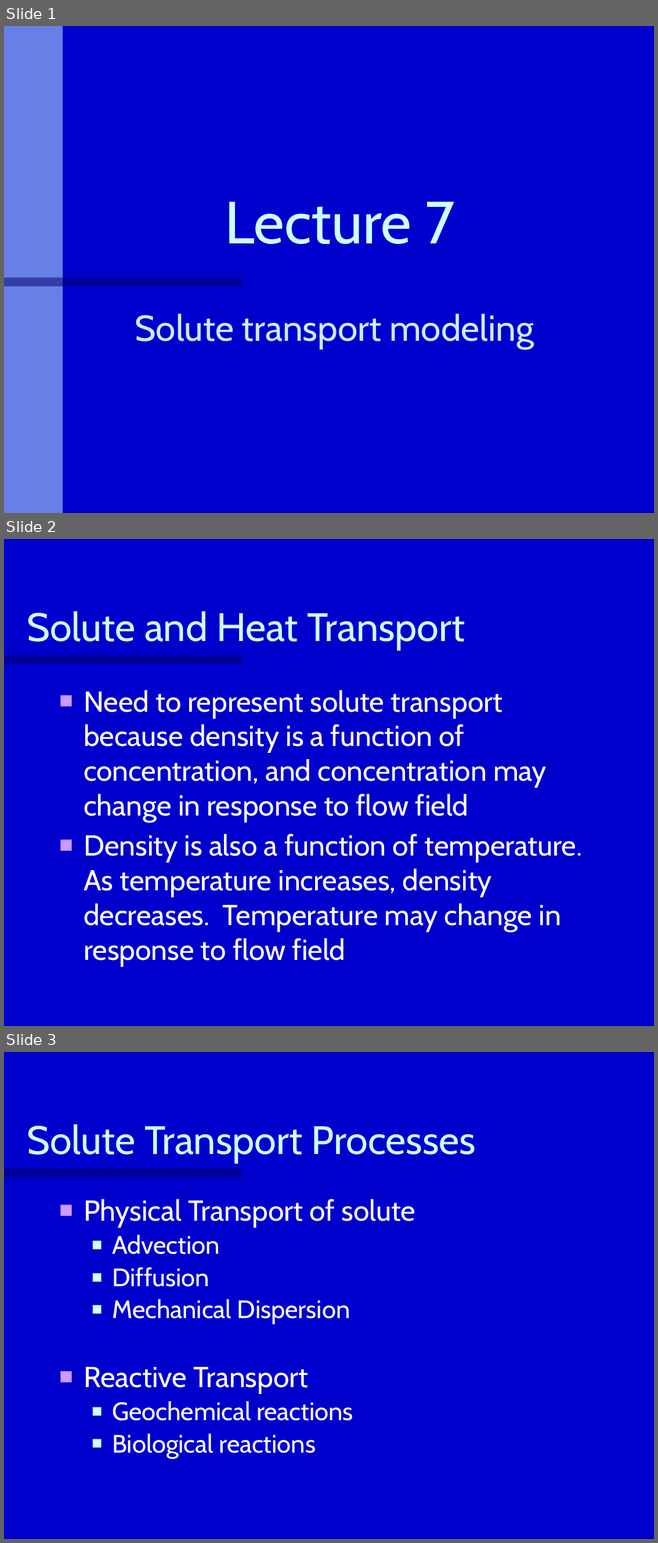
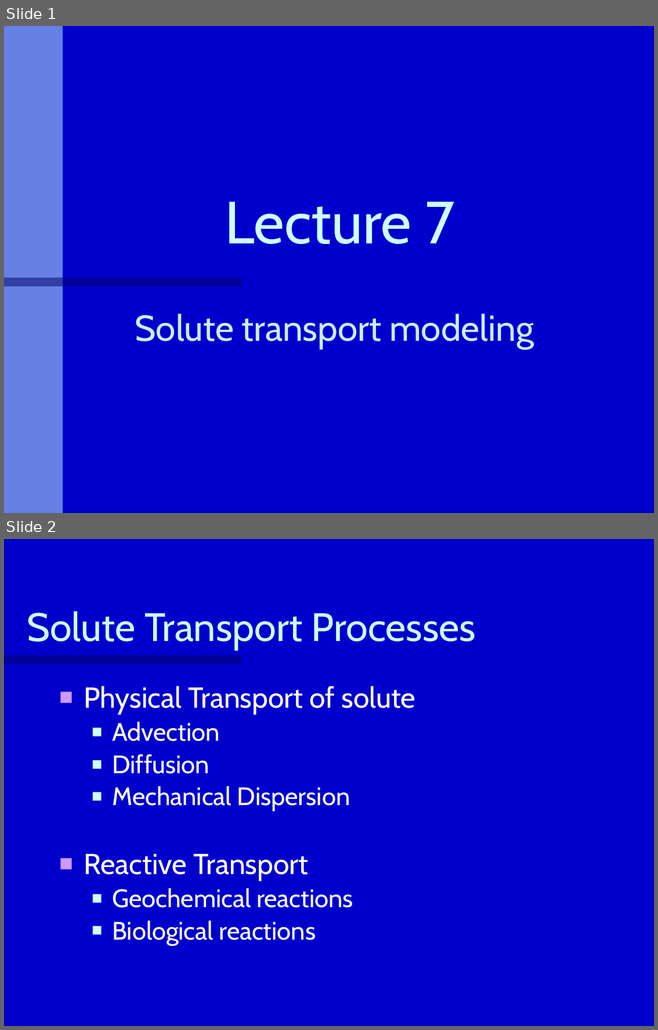
Before and after one commit to behroozetebari/navy2018_classrepo, a slide deck: presentations/Lecture07_Transport_Modeling.pptx. Shown one above the other, each under a label of ours: slides 1, 2 and 3 before the commit, slides 1 and 2 after it. The pictures are 658x1543 and 658x1030 pixels, drawn with LibreOffice and Linux fonts; fonts in the diff are those of the drawing; background and template pictures are left out. Boxes give left, top, right and bottom in pixels: in the first picture for what was removed or moved away, otherwise in the second. Text is boxed around its words. In the diff, an @@ line names an element or a change of style, - is before the commit and + after.

```diff
--- a/presentations/Lecture07_Transport_Modeling.pptx
+++ b/presentations/Lecture07_Transport_Modeling.pptx
@@ slide 2 removed at box(4, 539, 654, 1026), background picture (left out); not listed: 1 template element that a slide beside it also shows @@
@@ title removed at box(27, 611, 465, 650) @@
-Solute and Heat Transport
@@ text removed at box(83, 690, 582, 966) @@
-■ Need to represent solute transport because density is a function of concentration, and concentration may change in response to flow field
-■ Density is also a function of temperature. As temperature increases, density decreases. Temperature may change in response to flow field
@@ what was slide 3 is now slide 2 @@
```
Also in this commit, not shown: 18 other files.
